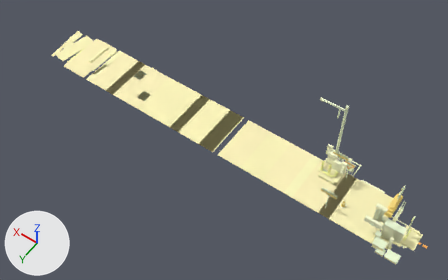
What one commit did to the glTF model exports/gltf/scene_wet_road_braking.glb.
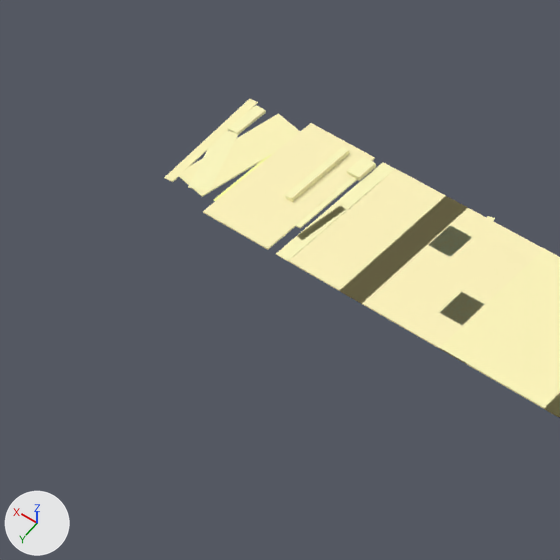
Each version is shown whole from a 50 mm camera at (-5.6, 23.6, 36.1) aimed at (10.3, 1.3, 1.1), then close up on the part from 0% to 39% of the width and 0% to 62% of the height. Lighting does not change. The marker at lower left points along +X, +Y and +Z. The last two pictures show the newer version. Vertices at exactly the same position are counted once.

In view in the first close-up: 'base.001', 'base.002', 'curb_return', 'gore_fill', 'gutter_strip', 'mainline', 'outer_shoulder.001', 'ramp_branch', 'travel_lane.001' and 8 more.
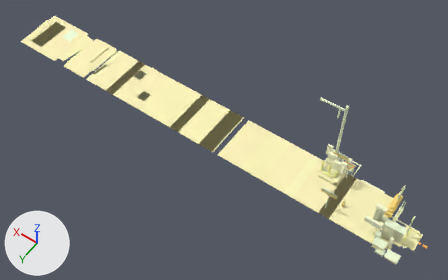
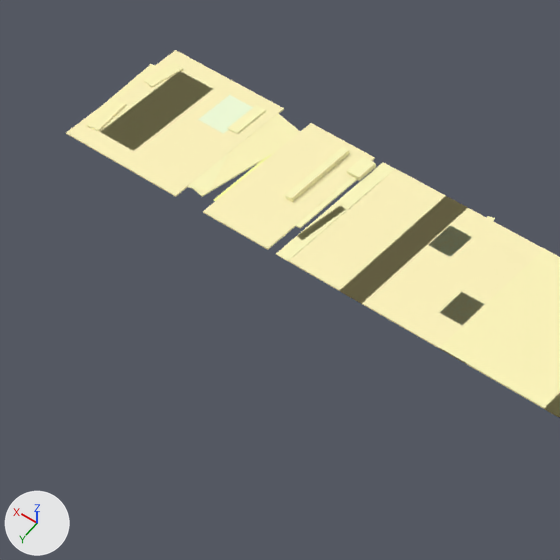
The change, as a list of edits to the scene's bpy script:
```text
Change me_base_003:
    used by ob_base_003; location = (0.0, 0.0, 0.0)
    remove me_base_003.from_pydata(...)  # 8 vertices, 12 faces; spans x -2.84..-2.08, y 1.66..2.18, z 0.0..0.44
    add me_base_003.from_pydata(...)  # 8 vertices, 12 faces; spans x 26.8..30.8, y -2.0..2.0, z 0.0..0.04
    me_base_003 part 1
    me_base_003.vertices[0].co: (-2.84, 1.66, 0.0) -> (26.8, -2.0, 0.0)  # not seen -> pixel (284, 109)
    me_base_003.vertices[1].co: (-2.08, 1.66, 0.0) -> (30.8, -2.0, 0.0)  # not seen -> pixel (175, 51)
    me_base_003.vertices[2].co: (-2.08, 1.66, 0.44) -> (30.8, -2.0, 0.04)  # not seen -> pixel (175, 49)
    me_base_003.vertices[3].co: (-2.84, 1.66, 0.44) -> (26.8, -2.0, 0.04)  # not seen -> pixel (283, 108)
    me_base_003.vertices[4].co: (-2.08, 2.18, 0.0) -> (30.8, 2.0, 0.0)  # not seen -> pixel (66, 133)
    me_base_003.vertices[5].co: (-2.84, 2.18, 0.0) -> (26.8, 2.0, 0.0)  # not seen -> pixel (175, 196)
    me_base_003.vertices[6].co: (-2.84, 2.18, 0.44) -> (26.8, 2.0, 0.04)  # not seen -> pixel (175, 195)
    me_base_003.vertices[7].co: (-2.08, 2.18, 0.44) -> (30.8, 2.0, 0.04)  # not seen -> pixel (65, 132)
Add me_windrow:
    me_windrow.from_pydata([(30.76, -1.22, 0.02), (30.93, -1.21, 0.02), (30.93, -1.21, 0.04), (30.76, -1.22, 0.04), (30.76, 1.22, 0.02), (30.59, 1.21, 0.02), (30.59, 1.21, 0.04), (30.76, 1.22, 0.04)], [], [(0, 1, 2), (0, 2, 3), (4, 5, 6), (4, 6, 7), (5, 0, 3), (5, 3, 6), (1, 4, 7), (1, 7, 2), (3, 2, 7), (3, 7, 6), (5, 4, 1), (5, 1, 0)])
    me_windrow.materials.append(mat_mat_gravel_compact)  # beige #fff7bc
Add me_stockpile_right:
    me_stockpile_right.from_pydata([(30.073, -1.554, 0.02), (30.448, -1.613, 0.02), (30.448, -1.613, 0.07), (30.073, -1.554, 0.07), (30.607, -0.606, 0.02), (30.232, -0.547, 0.02), (30.232, -0.547, 0.07), (30.607, -0.606, 0.07)], [], [(0, 1, 2), (0, 2, 3), (4, 5, 6), (4, 6, 7), (5, 0, 3), (5, 3, 6), (1, 4, 7), (1, 7, 2), (3, 2, 7), (3, 7, 6), (5, 4, 1), (5, 1, 0)])
    me_stockpile_right.materials.append(mat_mat_gravel_compact)  # beige #fff7bc
Add me_stockpile_left:
    me_stockpile_left.from_pydata([(30.291, 0.326, 0.02), (30.707, 0.385, 0.02), (30.707, 0.385, 0.08), (30.291, 0.326, 0.08), (30.549, 1.514, 0.02), (30.133, 1.455, 0.02), (30.133, 1.455, 0.08), (30.549, 1.514, 0.08)], [], [(0, 1, 2), (0, 2, 3), (4, 5, 6), (4, 6, 7), (5, 0, 3), (5, 3, 6), (1, 4, 7), (1, 7, 2), (3, 2, 7), (3, 7, 6), (5, 4, 1), (5, 1, 0)])
    me_stockpile_left.materials.append(mat_mat_gravel_compact)  # beige #fff7bc
Add me_steel_plate:
    me_steel_plate.from_pydata(...)  # a box spanning x 27.42..28.34, y -1.55..-0.37, z 0.021..0.041
    me_steel_plate.materials.append(mat_mat_metal_galvanized)  # pale green #f3ffda
Add me_staging_pad:
    me_staging_pad.from_pydata(...)  # a box spanning x 28.86..30.1, y -1.46..1.46, z 0.02..0.04
    me_staging_pad.materials.append(mat_mat_concrete)  # beige #fffabf
Add ob_windrow:
    ob_windrow = bpy.data.objects.new('windrow', me_windrow)
    ob_windrow.location = (0.0, 0.0, 0.0)
Add ob_stockpile_right:
    ob_stockpile_right = bpy.data.objects.new('stockpile_right', me_stockpile_right)
    ob_stockpile_right.location = (0.0, 0.0, 0.0)
Add ob_stockpile_left:
    ob_stockpile_left = bpy.data.objects.new('stockpile_left', me_stockpile_left)
    ob_stockpile_left.location = (0.0, 0.0, 0.0)
Add ob_steel_plate:
    ob_steel_plate = bpy.data.objects.new('steel_plate', me_steel_plate)
    ob_steel_plate.location = (0.0, 0.0, 0.0)
Add ob_staging_pad:
    ob_staging_pad = bpy.data.objects.new('staging_pad', me_staging_pad)
    ob_staging_pad.location = (0.0, 0.0, 0.0)
```

Where the change shows, as pixel boxes (x1, y1, x2, y2) in the close-ups (560 x 560 px):
'base.003', reshaped (not visible before)
    after: (66, 50, 284, 197)
'staging_pad', added (beige)
    after: (100, 71, 213, 150)
'steel_plate', added (pale green)
    after: (198, 95, 253, 134)
'stockpile_left', added (beige)
    after: (86, 99, 126, 131)
'stockpile_right', added
    after: (143, 62, 183, 87)
'windrow', added
    after: (89, 64, 156, 118)
